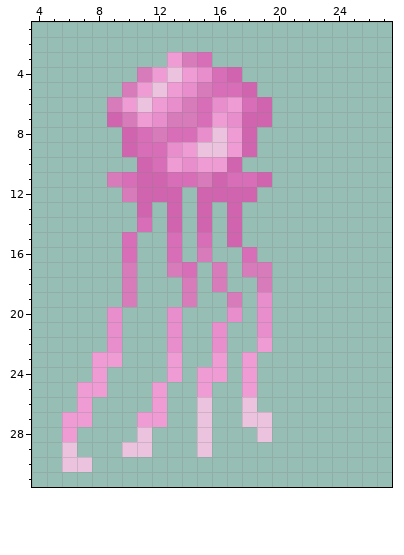
Two versions of one pixel-art sprite, sprites/pngs/pink_jellyfish5.png. The first picture shows the starting point.
The file is 32x32 pixels. Shown: x 4..27, y 1..31. The old version is drawn lined up with the new one.
The same view after the edit:
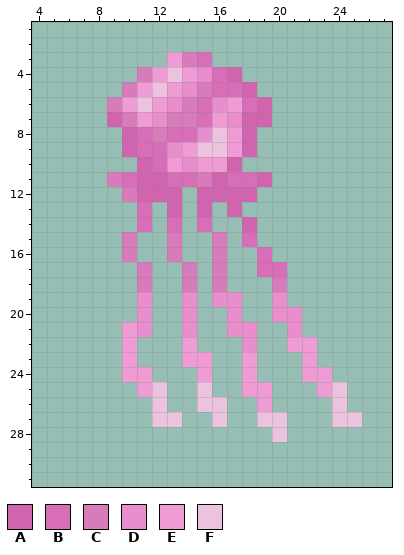
Palette (. is transparent): A #d164af  B #d96eb8  C #d77bba  D #e98ecd  E #ef9cd5  F #ecc3df
The edit:
whole drawing moved by -4,+1 (the old picture is shown already moved)
Changed rows in their new state; - is an unchanged pixel.
first column x 6:
13 -----B--------------
14 -------B-B-.A-------
15 ----C--C-.C.B-------
16 ----C--C-.C-.B------
17 ----.C-.C---.BB-----
18 ----.C-------.C-----
19 ----.D--D-DD-.D-----
20 ---.-D-.D----.DD----
21 ---.ED-.D-.DD.-D----
22 ---.E--.E-.-D.-EE---
23 --..E--.EE.-----E---
24 --.-EE-.--.-----EE--
25 -..--EF--F---E---EF-
26 -.----F---F-.E----F-
27 ..---.FF-.F-.-F---FF
28 .----.---.---.F-----
29 .---..---.----------
30 ..------------------
Changed places in both pictures, as pixel boxes (x1, y1, x2, y2):
changed: (62, 202, 362, 472)
